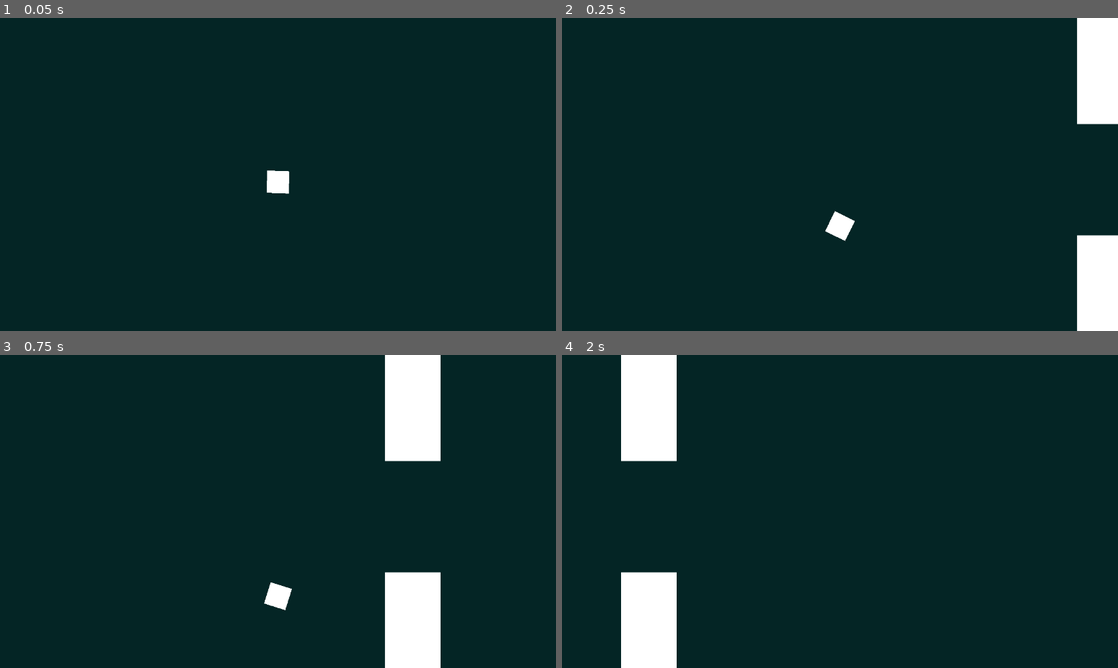
Above: before the commit, frames 1-4 (two rows, left to right).
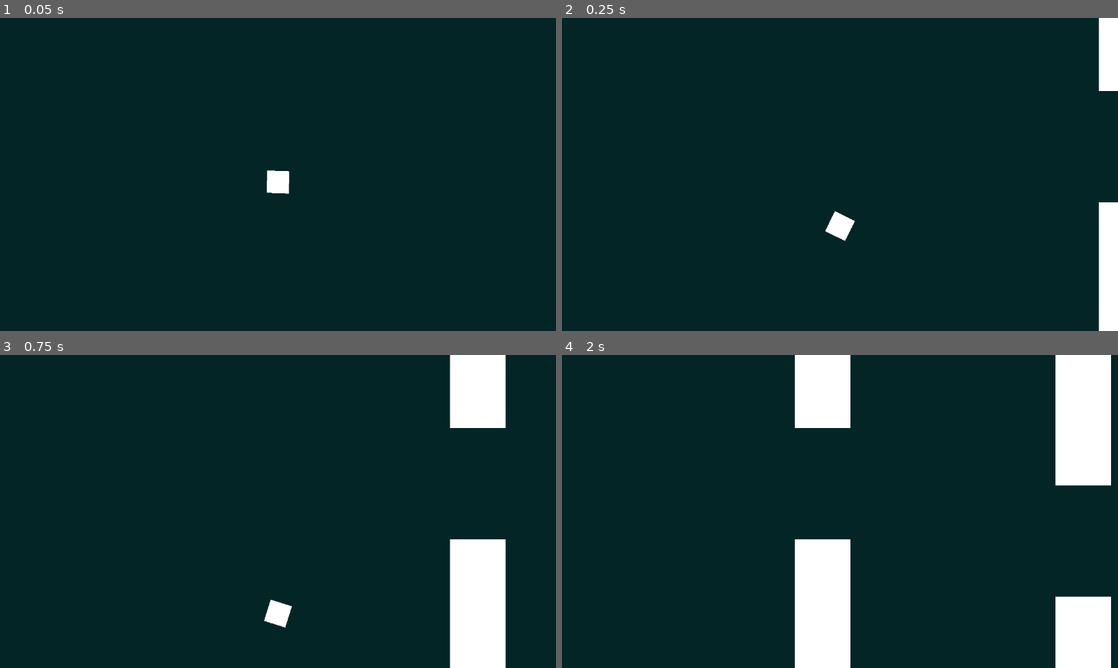
Above: after the commit, the same moments.

Repository: Nabil080/flappy-square
Game: Godot game, scene res://core/game.tscn
The game is run twice, just before and just after one commit, with the same random seed, the same clock (stepped at 60 frames per second) and the same inputs.
Inputs:
- Up to frame 1 (0.05 s): no input
- Up to frame 2 (0.25 s): no input
- Up to frame 3 (0.75 s): tap Space (flap) at 0.6 s
- Up to frame 4 (2 s): tap Space (flap) at 0.77, 1.07, 1.35, 1.52, 1.82 s

Frame 1 is identical in both runs. In frame 2, 3.3% of the frame differs, in the area x 92-100%, y 0-100%; in frame 3, 13%; in frame 4, 19%, in the area x 10-99%, y 0-100%.

Commit message:
pipe manager with object pooling

Diff:
--- a/core/game.tscn
+++ b/core/game.tscn
@@ -1,9 +1,13 @@
-[gd_scene load_steps=4 format=3 uid="uid://de6r0u0ts5icg"]
+[gd_scene load_steps=6 format=3 uid="uid://de6r0u0ts5icg"]
 
 [ext_resource type="PackedScene" uid="uid://fdaqc1nnjjjc" path="res://entities/player.tscn" id="1_d3un6"]
-[ext_resource type="PackedScene" uid="uid://bmkwntdta7k0t" path="res://core/pipes.tscn" id="2_5sg27"]
+[ext_resource type="Script" uid="uid://b65on5c3f8f6l" path="res://core/pipe_manager.gd" id="2_5sg27"]
+[ext_resource type="PackedScene" uid="uid://bmkwntdta7k0t" path="res://core/pipes.tscn" id="3_8xnxh"]
 
 [sub_resource type="WorldBoundaryShape2D" id="WorldBoundaryShape2D_ey2n3"]
+
+[sub_resource type="RectangleShape2D" id="RectangleShape2D_5sg27"]
+size = Vector2(20, 179)
 
 [node name="Game" type="Node2D"]
 
@@ -31,5 +35,25 @@
 [node name="Player" parent="." instance=ExtResource("1_d3un6")]
 position = Vector2(160, 93)
 
-[node name="Pipes" parent="." instance=ExtResource("2_5sg27")]
+[node name="PipeManager" type="Node2D" parent="."]
 position = Vector2(350, 93)
+script = ExtResource("2_5sg27")
+
+[node name="DestroyArea" type="Area2D" parent="PipeManager"]
+
+[node name="CollisionShape2D" type="CollisionShape2D" parent="PipeManager/DestroyArea"]
+position = Vector2(-424, -3.5)
+shape = SubResource("RectangleShape2D_5sg27")
+
+[node name="Pipes" type="Node2D" parent="."]
+
+[node name="Pipes" parent="Pipes" instance=ExtResource("3_8xnxh")]
+position = Vector2(350, 74)
+
+[node name="Pipes2" parent="Pipes" instance=ExtResource("3_8xnxh")]
+position = Vector2(500, 107)
+
+[node name="Pipes3" parent="Pipes" instance=ExtResource("3_8xnxh")]
+position = Vector2(654, 57)
+
+[connection signal="area_entered" from="PipeManager/DestroyArea" to="PipeManager" method="_on_destroy_area_area_entered"]
--- /dev/null
+++ b/core/pipe_manager.gd
@@ -0,0 +1,10 @@
+extends Node2D
+
+const PIPES = preload("uid://bmkwntdta7k0t")
+const MAX_DIST := 32.0
+var count := 0
+
+func _on_destroy_area_area_entered(area: Area2D) -> void:
+	var pipes : Pipes = area.get_parent()
+	pipes.position = position
+	pipes.move_local_y(randf_range(-MAX_DIST, MAX_DIST))
--- a/core/pipes.gd
+++ b/core/pipes.gd
@@ -1,6 +1,7 @@
+class_name Pipes
 extends Node2D
 
-const SPEED := 150.0
+const SPEED := 100.0
 
 func _physics_process(delta: float) -> void:
 	move_local_x(-SPEED * delta)
--- a/core/pipes.tscn
+++ b/core/pipes.tscn
@@ -1,7 +1,10 @@
-[gd_scene load_steps=3 format=3 uid="uid://bmkwntdta7k0t"]
+[gd_scene load_steps=4 format=3 uid="uid://bmkwntdta7k0t"]
 
 [ext_resource type="Script" uid="uid://bn6j5vxbkrxeh" path="res://core/pipes.gd" id="1_6dth2"]
 [ext_resource type="PackedScene" uid="uid://1eo7ggcmhhpk" path="res://entities/pipe.tscn" id="1_n8xn5"]
+
+[sub_resource type="RectangleShape2D" id="RectangleShape2D_6dth2"]
+size = Vector2(20, 64)
 
 [node name="Pipes" type="Node2D"]
 script = ExtResource("1_6dth2")
@@ -11,3 +14,8 @@
 
 [node name="BottomPipe" parent="." instance=ExtResource("1_n8xn5")]
 position = Vector2(0, 122)
+
+[node name="Area2D" type="Area2D" parent="."]
+
+[node name="CollisionShape2D" type="CollisionShape2D" parent="Area2D"]
+shape = SubResource("RectangleShape2D_6dth2")
--- a/entities/player.gd
+++ b/entities/player.gd
@@ -1,7 +1,7 @@
 extends CharacterBody2D
 
 @export var gravity := 800.0
-@export var flap_strength := 300.0
+@export var flap_strength := 225.0
 
 func _physics_process(delta):
 	# Apply gravity
Not shown, added: core/pipe_manager.gd.uid
